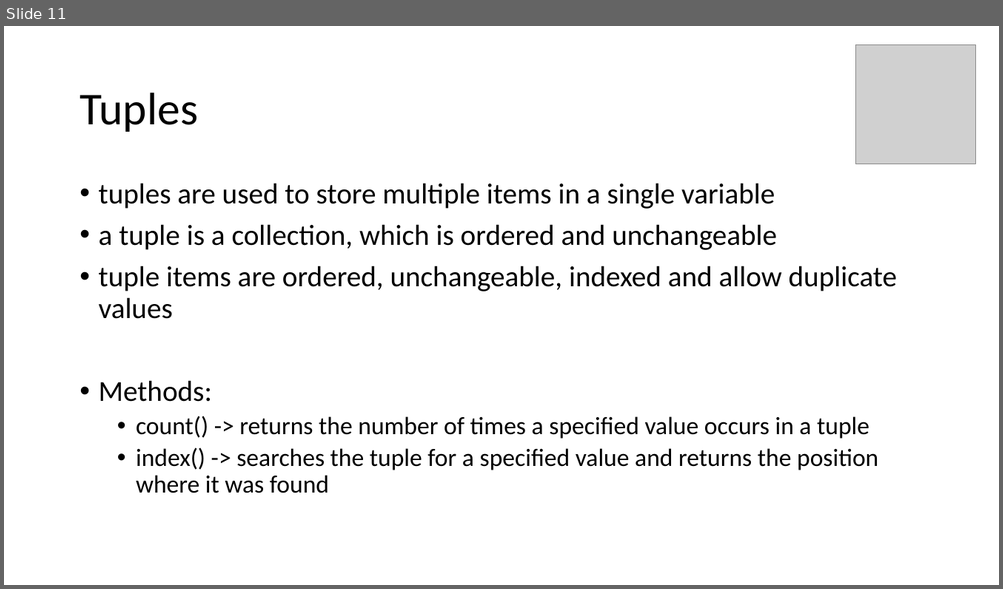
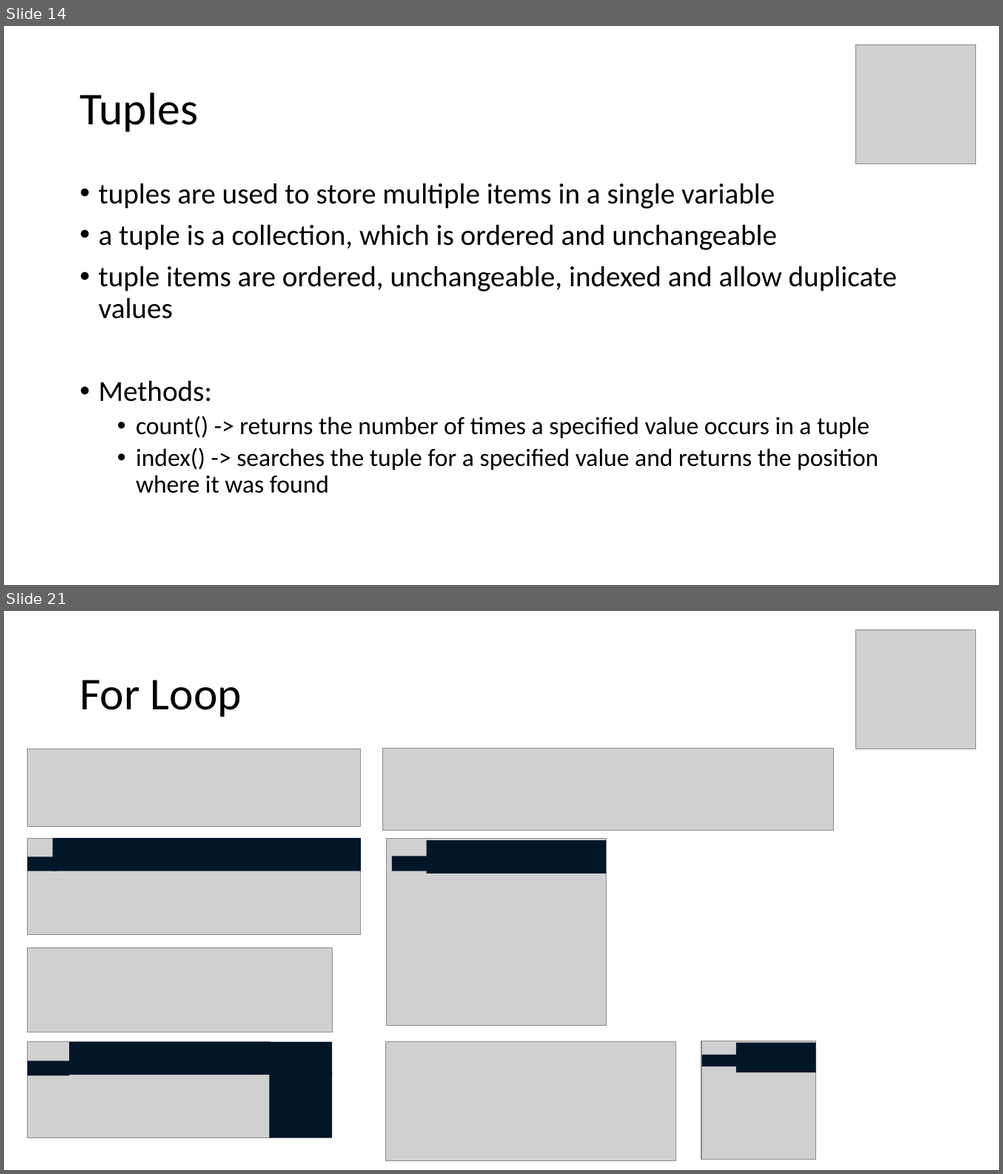
Before and after one commit to Gloria-74/SETU-Carlow-Software-Development-Lab, a slide deck: Phyton/Python.pptx. Shown one above the other, each under a label of ours: slide 11 before the commit, slides 14 and 21 after it; the slides between them are not shown. The pictures are 1003x589 and 1003x1174 pixels, drawn with LibreOffice and Linux fonts; fonts in the diff are those of the drawing; grey boxes stand for pictures. Boxes give left, top, right and bottom in pixels: in the first picture for what was removed or moved away, otherwise in the second. Text is boxed around its words. In the diff, an @@ line names an element or a change of style, - is before the commit and + after.

```diff
--- a/Phyton/Python.pptx
+++ b/Phyton/Python.pptx
@@ slide 21 added at box(4, 611, 999, 1170), background #FFFFFF @@
@@ picture added at box(855, 629, 976, 749) @@
@@ title added at box(79, 680, 242, 717), 44 pt, text #000000 @@
+For Loop
@@ picture added at box(27, 749, 361, 826) @@
@@ picture added at box(382, 749, 833, 830) @@
@@ picture added at box(27, 839, 361, 935) @@
@@ rectangle added at box(53, 838, 361, 871), fill #011627 @@
@@ picture added at box(386, 839, 606, 1026) @@
@@ rectangle added at box(427, 841, 606, 874), fill #011627 @@
@@ rectangle added at box(27, 857, 57, 871), fill #011627 @@
@@ rectangle added at box(392, 857, 434, 871), fill #011627 @@
@@ picture added at box(27, 948, 332, 1034) @@
@@ picture added at box(27, 1042, 270, 1139) @@
@@ rectangle added at box(70, 1042, 333, 1075), fill #011627 @@
@@ picture added at box(385, 1042, 676, 1162) @@
@@ picture added at box(702, 1042, 816, 1160) @@
@@ rectangle added at box(736, 1043, 816, 1073), fill #011627 @@
@@ rectangle added at box(27, 1061, 69, 1076), fill #011627 @@
@@ rectangle added at box(270, 1073, 333, 1139), fill #011627 @@
@@ rectangle added at box(702, 1055, 736, 1067), fill #011627 @@
@@ what was slide 11 is now slide 14 @@
```
Also in this commit, not shown: 1 slide changed, 11 other slides added, 7 other files.
